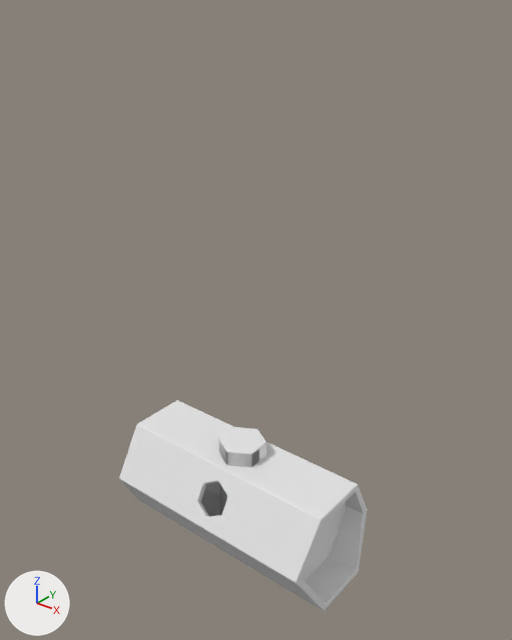
A saved change to the Blender file Assets/ArtWork/Environment/Trees/Trees.blend.
Both versions are drawn from a 50 mm lens placed at (6.06, -7.23, 8.7), pointed at (0.19, 0.11, 4.15). The lights are fixed; the arrows at lower left show +X, +Y and +Z.

Script lines for the objects in view, before the commit:
```python
ob_tree_3 = bpy.data.objects.new('Tree_3', me_cylinder_002)
ob_tree_3.location = (0.0, 0.0, 0.0)
ob_tree_4 = bpy.data.objects.new('Tree_4', me_cylinder_003)
ob_tree_4.location = (0.0, 0.0, 0.0)
ob_tree_5 = bpy.data.objects.new('Tree_5', me_cylinder_004)
ob_tree_5.location = (0.0, 0.0, 0.0)
ob_woodlog_2 = bpy.data.objects.new('WoodLog_2', me_cylinder_009)
ob_woodlog_2.location = (0.0, 0.0, 1.0)
# also in view: 'WoodLog_3' at (0.0, 0.0, 1.0); 'WoodLog_1' at (-0.06, 0.0, 0.87)
```
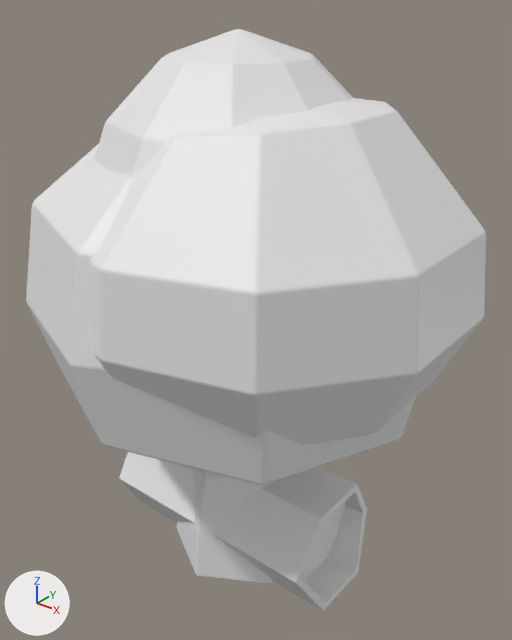
Changed parts and their boxes (x1, y1, x2, y2) in the pictures (512 x 640 px):
'Tree_4', shown
    after: (46, 98, 486, 444)
'Tree_5', shown
    after: (26, 144, 416, 584)
'Tree_3', shown
    after: (94, 29, 353, 178)

The change, as a diff of the scene's bpy script:
```diff
--- a/Assets/ArtWork/Environment/Trees/Trees.blend.py
+++ b/Assets/ArtWork/Environment/Trees/Trees.blend.py
@@ ob_tree_3 @@
 _m = ob_tree_3.modifiers.new('Bevel', 'BEVEL')
 _m.miter_outer = 'MITER_ARC'
-ob_tree_3.hide_set(True)
@@ ob_tree_4 @@
 _m = ob_tree_4.modifiers.new('Bevel', 'BEVEL')
 _m.miter_outer = 'MITER_ARC'
-ob_tree_4.hide_set(True)
@@ ob_tree_5 @@
 _m = ob_tree_5.modifiers.new('Bevel', 'BEVEL')
 _m.miter_outer = 'MITER_ARC'
-ob_tree_5.hide_set(True)
```
